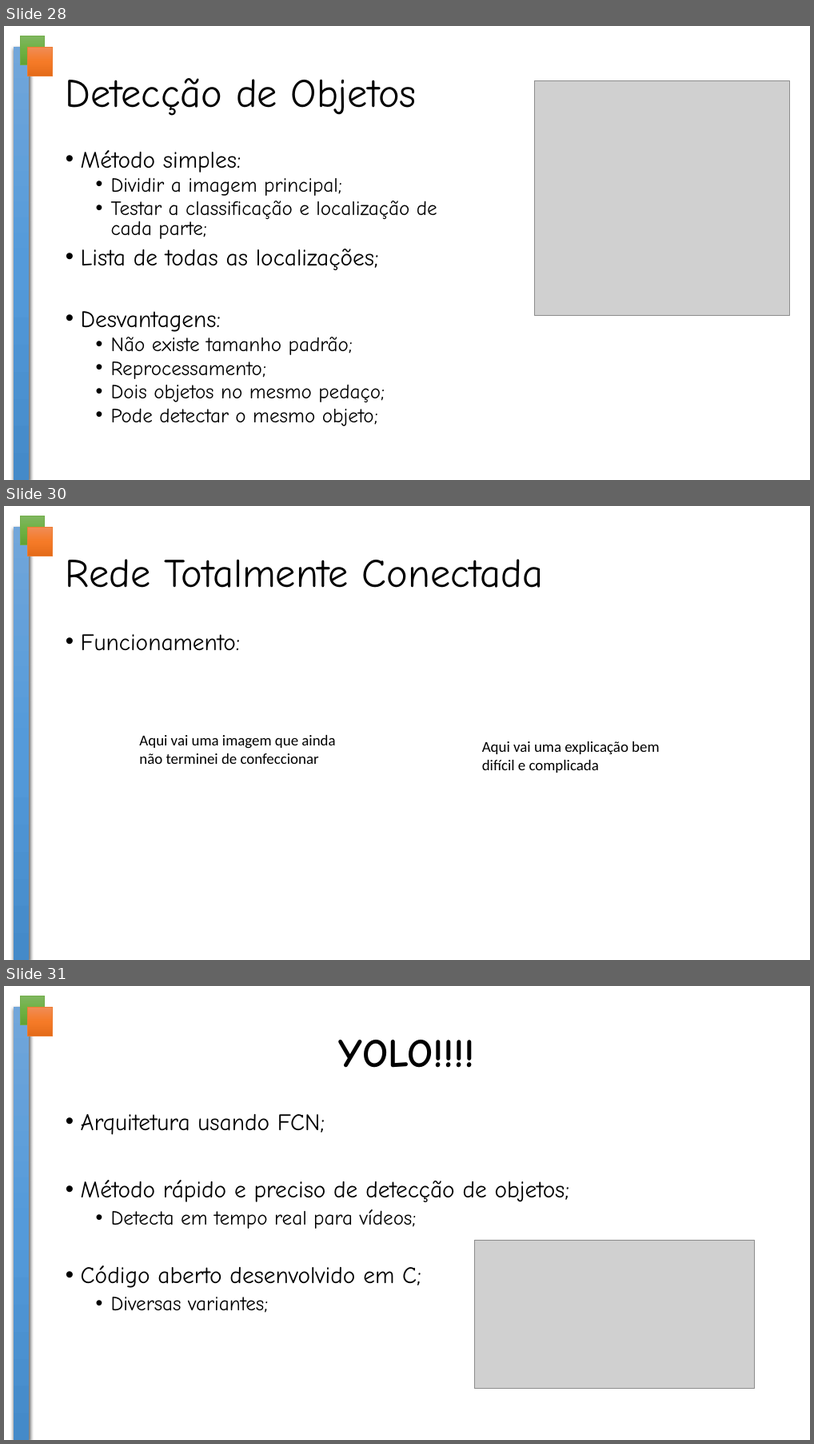
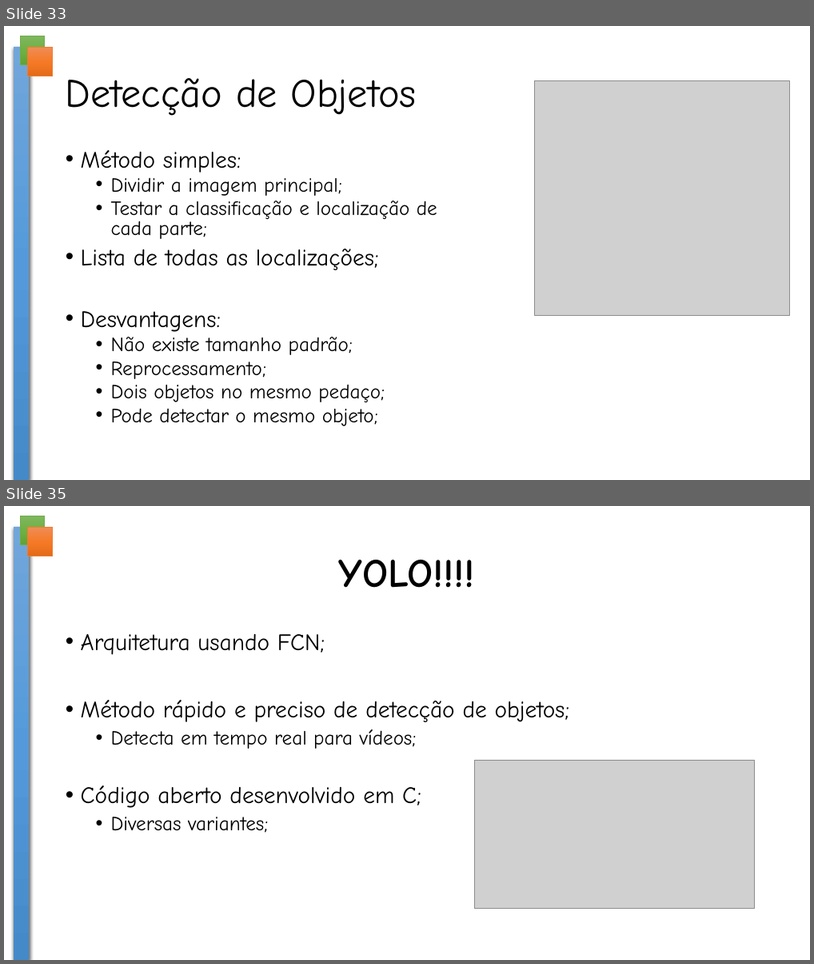
Before and after one commit to crazynds/FindHumanTouchIA, a slide deck: docs/Redes Neuras em Visão Computacional.pptx. Shown one above the other, each under a label of ours: slides 28, 30 and 31 before the commit, slides 33 and 35 after it; the slides between them are not shown. The pictures are 814x1444 and 814x964 pixels, drawn with LibreOffice and Linux fonts; fonts in the diff are those of the drawing; grey boxes stand for pictures; background and template pictures are left out. Boxes give left, top, right and bottom in pixels: in the first picture for what was removed or moved away, otherwise in the second. Text is boxed around its words. In the diff, an @@ line names an element or a change of style, - is before the commit and + after.

```diff
--- a/docs/Redes Neuras em Visão Computacional.pptx
+++ b/docs/Redes Neuras em Visão Computacional.pptx
@@ slide 30 removed at (x1=4, y1=506, x2=810, y2=960), background #FFFFFF; not listed: 3 template elements that a slide beside it also shows @@
@@ title removed at (x1=66, y1=559, x2=544, y2=588) @@
-Rede Totalmente Conectada
@@ text removed at (x1=81, y1=634, x2=241, y2=651) @@
-• Funcionamento:
@@ text removed at (x1=139, y1=735, x2=335, y2=764) @@
-Aqui vai uma imagem que ainda não terminei de confeccionar
@@ text removed at (x1=482, y1=741, x2=659, y2=772) @@
-Aqui vai uma explicação bem difícil e complicada
@@ what was slide 28 is now slide 33 @@
@@ what was slide 31 is now slide 35 @@
```
Also in this commit, not shown: 3 slides changed, 7 slides added, 1 other slide removed, 5 other files.
